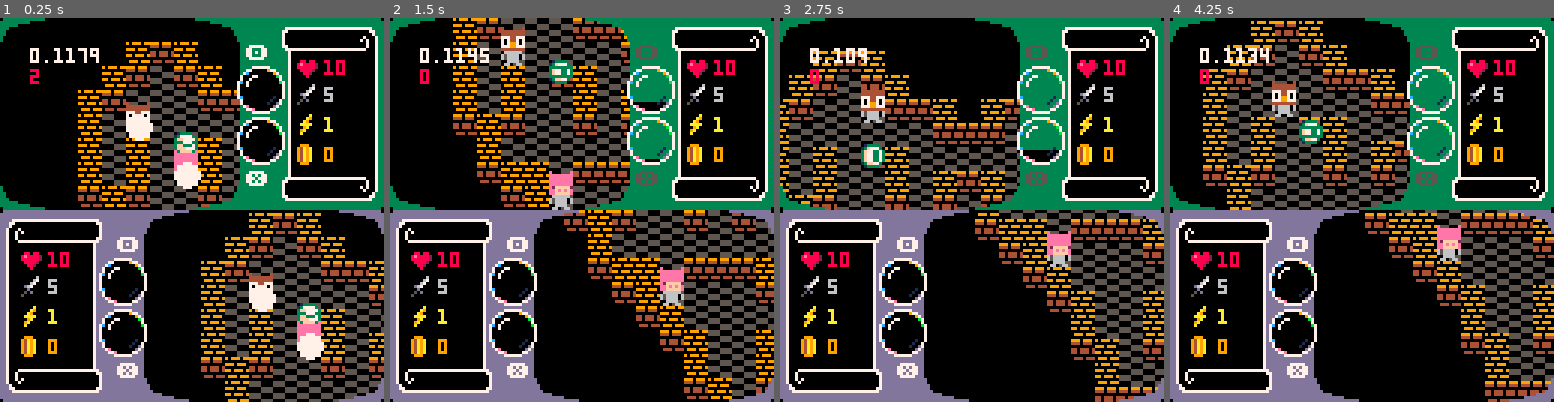
Above: before the commit, frames 1-4 (left to right).
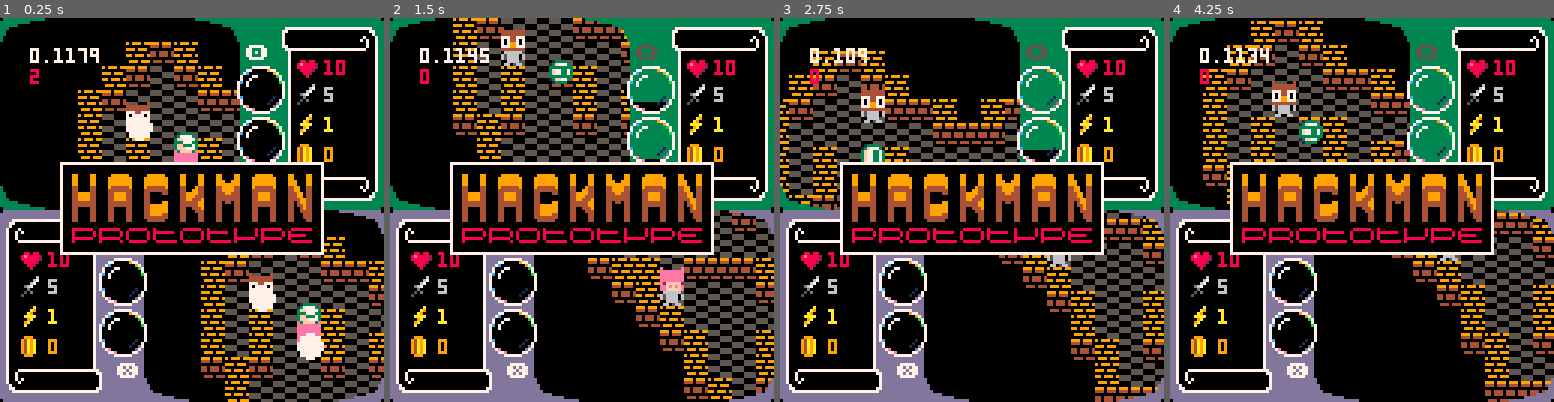
Above: after the commit, the same moments.

Repository: catnipped/hackman
Game: PICO-8 cartridge hackman.p8
Same seed, same stepped clock (60 frames per second), same inputs: the game is played once before the commit and once after it.
Inputs:
- Up to frame 1 (0.25 s): no input
- Up to frame 2 (1.5 s): tap X (X key) at 0.33, 1.07 s; tap O (Z key) at 0.7 s
- Up to frame 3 (2.75 s): hold Right 1.6-2.1 s; tap O (Z key) at 1.7, 2.1, 2.5 s; tap X (X key) at 1.85 s; hold Up 2.15-2.42 s; hold Right from 2.47 s (still down)
- Up to frame 4 (4.25 s): tap O (Z key) every 0.4 s from 2.9 to 4.1 s; tap X (X key) at 2.97, 4.08 s; release Right at 3.03 s; hold Left 3.08-3.58 s; hold Down 3.63-3.97 s; hold Right from 4.02 s (still down)

The runs differ from the first frame. In frame 1, 11% of the frame differs, in the area x 15-85%, y 37-62%; in frame 2, 11%; in frame 3, 11%; in frame 4, 12%.

Commit message:
COOL LOGO

Diff:
--- a/hackman.p8
+++ b/hackman.p8
@@ -202,6 +202,21 @@
   print(stat(1),10,10,7)
   print(player[1].dash[2],10,17,8)
   debug = {}
+  local x=20
+  local y=48
+  rectfill(x,y,x+87,y+30,0)
+  rect(x,y,x+87,y+30,7)
+  draw_logo(x+4,y+4)
+end
+
+function draw_logo(x,y)
+  palt()
+  for n = 0,6 do
+    spr(64+n,x+(n*12),y,1,2)
+  end
+  for n = 0,8 do
+    spr(71+n,x+(n*9),y+18)
+  end
 end
 
 function draw_enemies()
@@ -375,22 +390,22 @@
 009af000094a9a00000d00000009a000088882000000000000000000000000000000000000000000000000000000000000000000000000000000000000000000
 07070700094a9a000050d000009a0000008820000000000000000000000000000000000000000000000000000000000000000000000000000000000000000000
 00070000009990000500000000a00000000800000000000000000000000000000000000000000000000000000000000000000000000000000000000000000000
-00000000000000000000000000000000000000000000000000000000000000000000000000000000000000000000000000000000000000000000000000000000
-00000000000000000000000000000000000000000000000000000000000000000000000000000000000000000000000000000000000000000000000000000000
-00000000000000000000000000000000000000000000000000000000000000000000000000000000000000000000000000000000000000000000000000000000
-00000000000000000000000000000000000000000000000000000000000000000000000000000000000000000000000000000000000000000000000000000000
-00000000000000000000000000000000000000000000000000000000000000000000000000000000000000000000000000000000000000000000000000000000
-00000000000000000000000000000000000000000000000000000000000000000000000000000000000000000000000000000000000000000000000000000000
-00000000000000000000000000000000000000000000000000000000000000000000000000000000000000000000000000000000000000000000000000000000
-00000000000000000000000000000000000000000000000000000000000000000000000000000000000000000000000000000000000000000000000000000000
-00000000000000000000000000000000000000000000000000000000000000000000000000000000000000000000000000000000000000000000000000000000
-00000000000000000000000000000000000000000000000000000000000000000000000000000000000000000000000000000000000000000000000000000000
-00000000000000000000000000000000000000000000000000000000000000000000000000000000000000000000000000000000000000000000000000000000
-00000000000000000000000000000000000000000000000000000000000000000000000000000000000000000000000000000000000000000000000000000000
-00000000000000000000000000000000000000000000000000000000000000000000000000000000000000000000000000000000000000000000000000000000
-00000000000000000000000000000000000000000000000000000000000000000000000000000000000000000000000000000000000000000000000000000000
-00000000000000000000000000000000000000000000000000000000000000000000000000000000000000000000000000000000000000000000000000000000
-00000000000000000000000000000000000000000000000000000000000000000000000000000000000000000000000000000000000000000000000000000000
+99000099099999900999999099000099990000990999999099000099888888808888888008888880800000000888888080000000800000088888888008888888
+99000099999999999999999999000099990000999999999999000099800000088000000880000008888888808000000888888880800000088000000880000000
+99000099999999999999999999000099999009999999999999900099800000088000000880000008800000008000000880000000800000088000000888888800
+99000099999999999999999999000099999999999999999999900099888888808888888080000008800000008000000880000000888888808888888080000000
+44000044944444499444444944000944449999449444444944990044800000008000000808888880088888880888888008888888800000008000000008888888
+44000044444444444444444444009944449999444444444444990044000000000000000000000000000000000000000000000000000000000000000000000000
+44999944449999444400004444999944444994444499994444499044000000000000000000000000000000000000000000000000000000000000000000000000
+44999944449999444400000044999444444444444499994444499044000000000000000000000000000000000000000000000000000000000000000000000000
+44999944449999444400000044994449444444444499994444449944000000000000000000000000000000000000000000000000000000000000000000000000
+44444444444444444400009944444499440440444444444444049944000000000000000000000000000000000000000000000000000000000000000000000000
+44444444444444444499999944444499440000444444444444044944000000000000000000000000000000000000000000000000000000000000000000000000
+44000044440000444499999944004449440000444400004444004944000000000000000000000000000000000000000000000000000000000000000000000000
+44000044440000444499999944000444440000444400004444004444000000000000000000000000000000000000000000000000000000000000000000000000
+44000044440000444499994444000044440000444400004444000444000000000000000000000000000000000000000000000000000000000000000000000000
+44000044440000444444444444000044440000444400004444000444000000000000000000000000000000000000000000000000000000000000000000000000
+44000044440000440444444044000044440000444400004444000044000000000000000000000000000000000000000000000000000000000000000000000000
 00000000000000000000000000000000000000000000000000000000000000000000000000000000000000000000000000000000000000000000000000000000
 00000000000000000000000000000000000000000000000000000000000000000000000000000000000000000000000000000000000000000000000000000000
 00000000000000000000000000000000000000000000000000000000000000000000000000000000000000000000000000000000000000000000000000000000
@@ -473,7 +488,7 @@
 00000000000000000000000000000000000000000000000000000000000000000000000000000000000000000000000000000000000000000000000000000000
 
 __gff__
-0001000000000000000000000000000000010000000000000000000000000000000000000000000000000000000000000000000000000000000000000000000000000000000000000000000000000000000000000000000000000000000000000000000000000000000000000000000000000000000000000000000000000000
+0001000000000000000000000000000000010000000000000000000000000000000000000000000000000000000000000000000000000000000000000000000001010101010101000000000000000000010101010101010000000000000000000000000000000000000000000000000000000000000000000000000000000000
 0000000000000000000000000000000000000000000000000000000000000000000000000000000000000000000000000000000000000000000000000000000000000000000000000000000000000000000000000000000000000000000000000000000000000000000000000000000000000000000000000000000000000000
 __map__
 0000011101000000000000000111010000000000000000000000000000000000000000000000000000000000000000000000000000000000000000000000000000000000000000000000000000000000000000000000000000000000000000000000000000000000000000000000000000000000000000000000000000000000
